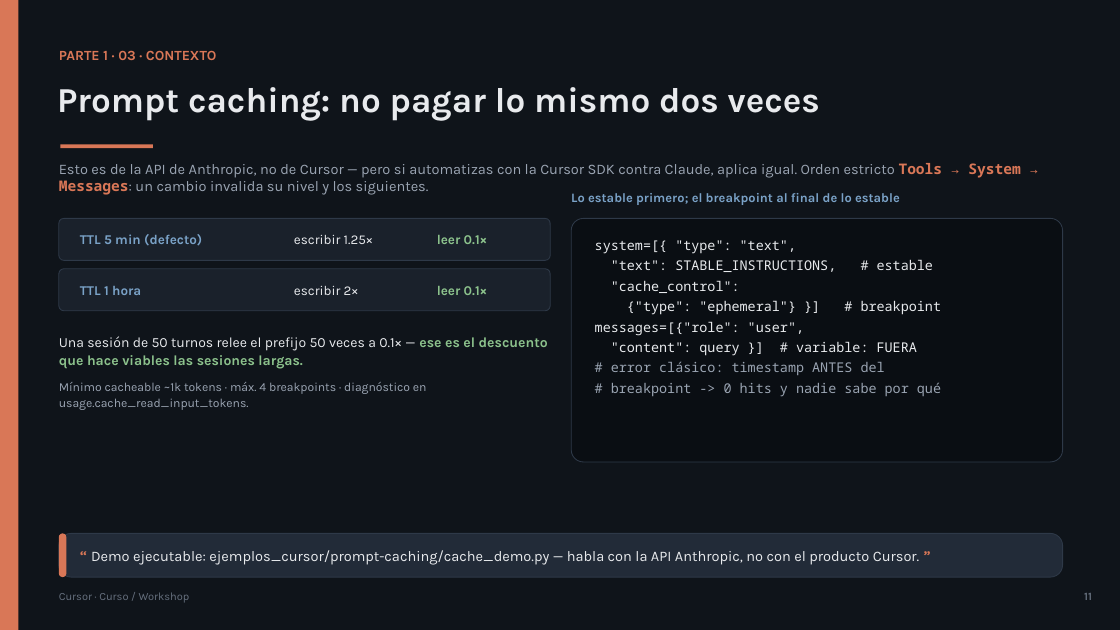
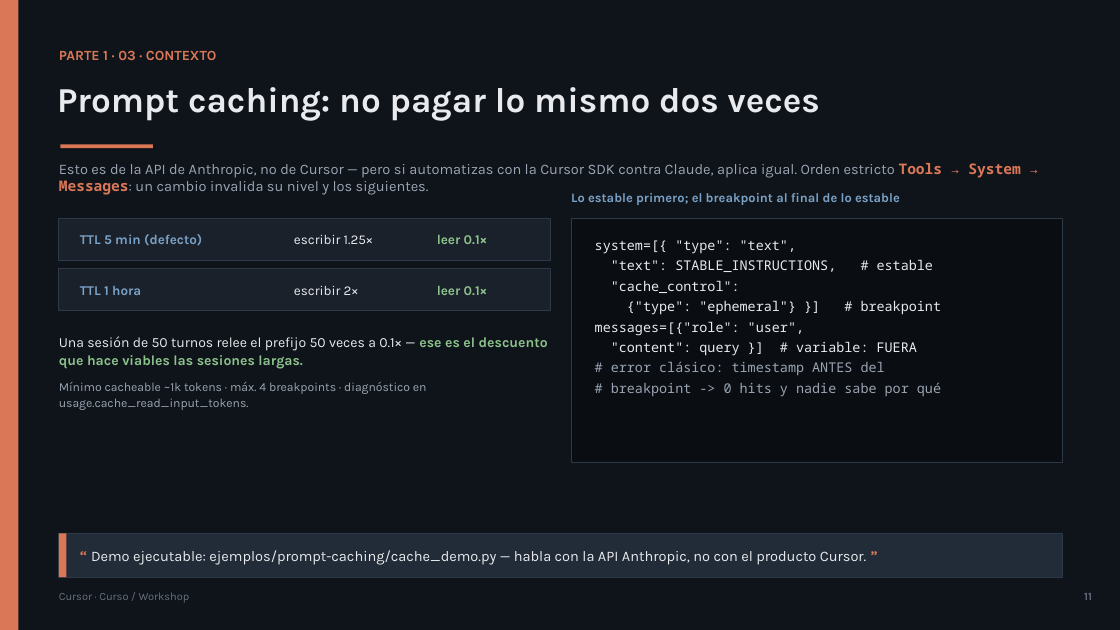
Before and after one commit to olonok69/cursor_code_ml_engineer, a slide deck: slide 11 of presentacion/Cursor_Presentacion.pptx. Drawn at 1120x630 pixels with LibreOffice and Linux fonts; fonts in the diff are those of the drawing. Boxes give left, top, right and bottom in pixels: in the first picture for what was removed or moved away, otherwise in the second. Text is boxed around its words. In the diff, an @@ line names an element or a change of style, - is before the commit and + after.

```diff
--- a/presentacion/Cursor_Presentacion.pptx
+++ b/presentacion/Cursor_Presentacion.pptx
@@ rounded rectangle to rectangle in 5 elements at (x1=59, y1=218, x2=550, y2=260), (x1=59, y1=269, x2=550, y2=311), (x1=571, y1=218, x2=1063, y2=462), (x1=59, y1=534, x2=1063, y2=577), (x1=59, y1=534, x2=66, y2=577) @@
@@ text at (x1=91, y1=550, x2=866, y2=565): text changed @@
-“ Demo ejecutable: ejemplos_cursor/prompt-caching/cache_demo.py — habla con la API Anthropic, no con el producto Cursor. ”
+“ Demo ejecutable: ejemplos/prompt-caching/cache_demo.py — habla con la API Anthropic, no con el producto Cursor. ”
```
Also in this commit, not shown: 35 other slides changed, 8 other files.
